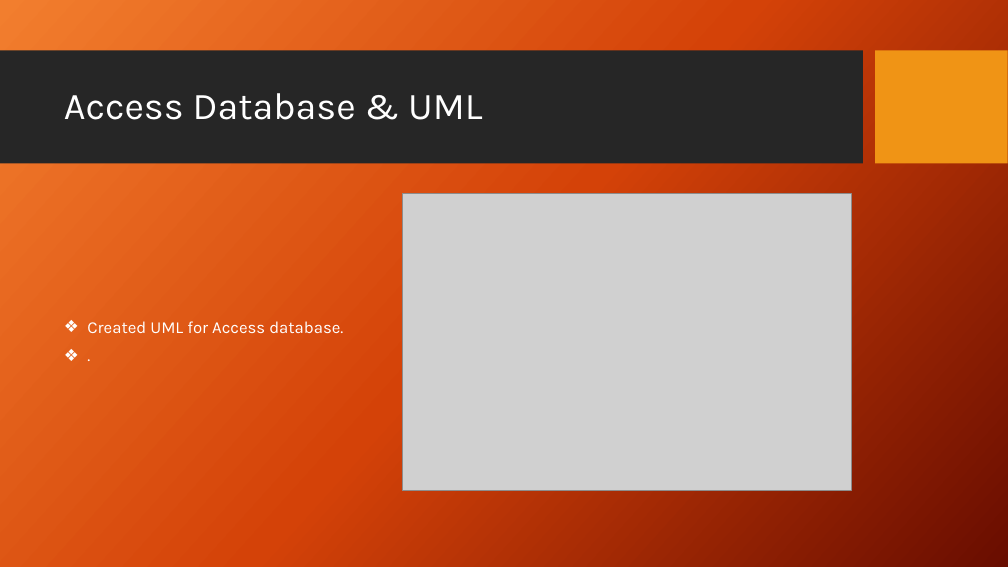
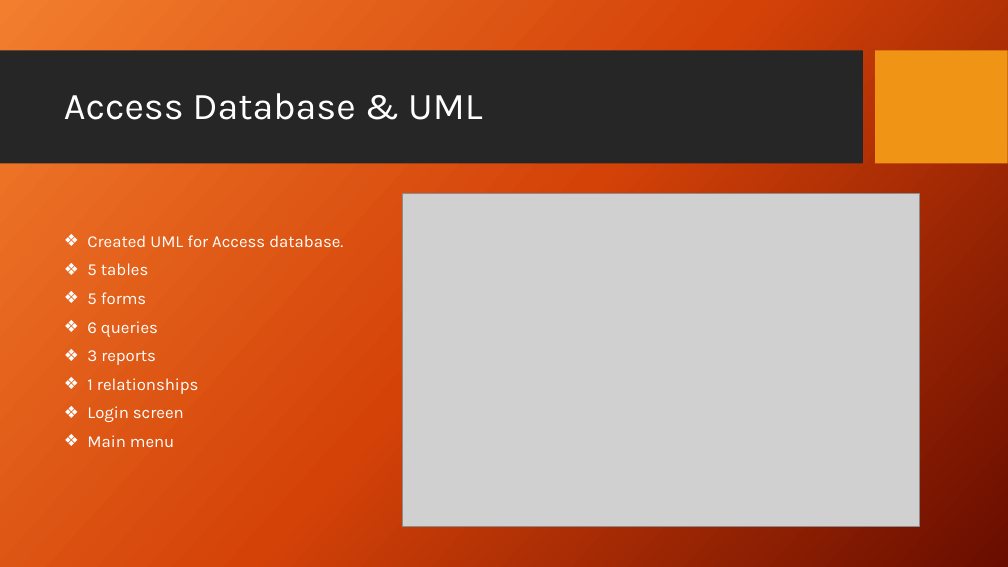
Before and after one commit to GrahamFarrell1984/SAB_Project, a slide deck: slide 7 of Presentation/SAB_Group_Presentation.pptx. Drawn at 1008x567 pixels with LibreOffice and Linux fonts; fonts in the diff are those of the drawing; grey boxes stand for pictures; background and template pictures are left out. Boxes give left, top, right and bottom in pixels: in the first picture for what was removed or moved away, otherwise in the second. Text is boxed around its words. In the diff, an @@ line names an element or a change of style, - is before the commit and + after.

Commit message:
Updated Database & UML

```diff
--- a/Presentation/SAB_Group_Presentation.pptx
+++ b/Presentation/SAB_Group_Presentation.pptx
@@ picture added at bbox=[402, 194, 919, 527] @@
@@ text at bbox=[87, 263, 199, 447]: text changed @@
-❖ .
+❖ 5 tables
+❖ 5 forms
+❖ 6 queries
+❖ 3 reports
+❖ 1 relationships
+❖ Login screen
+❖ Main menu
```
Also in this commit, not shown: 2 slides added, 11 other files.
